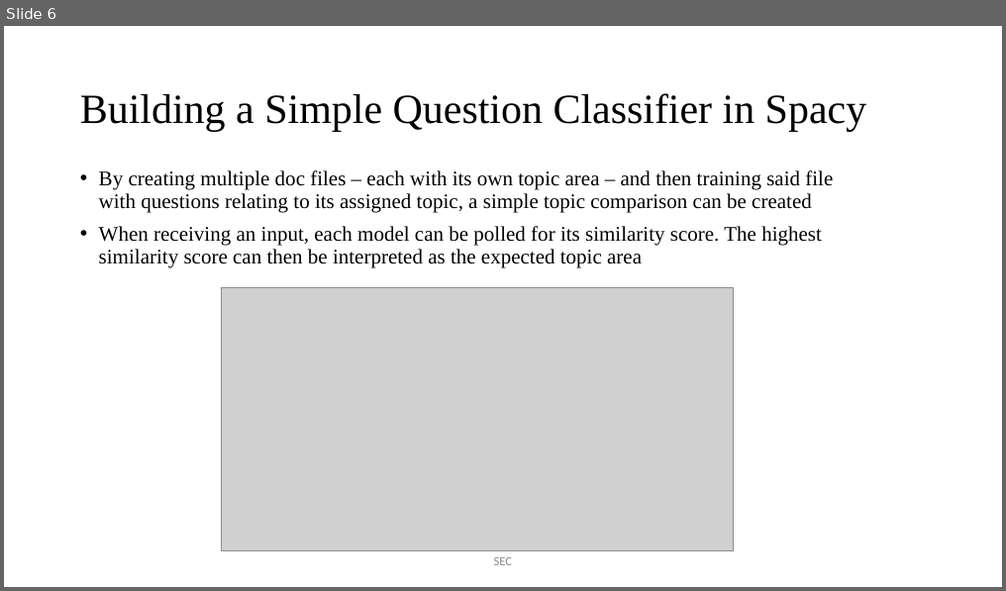
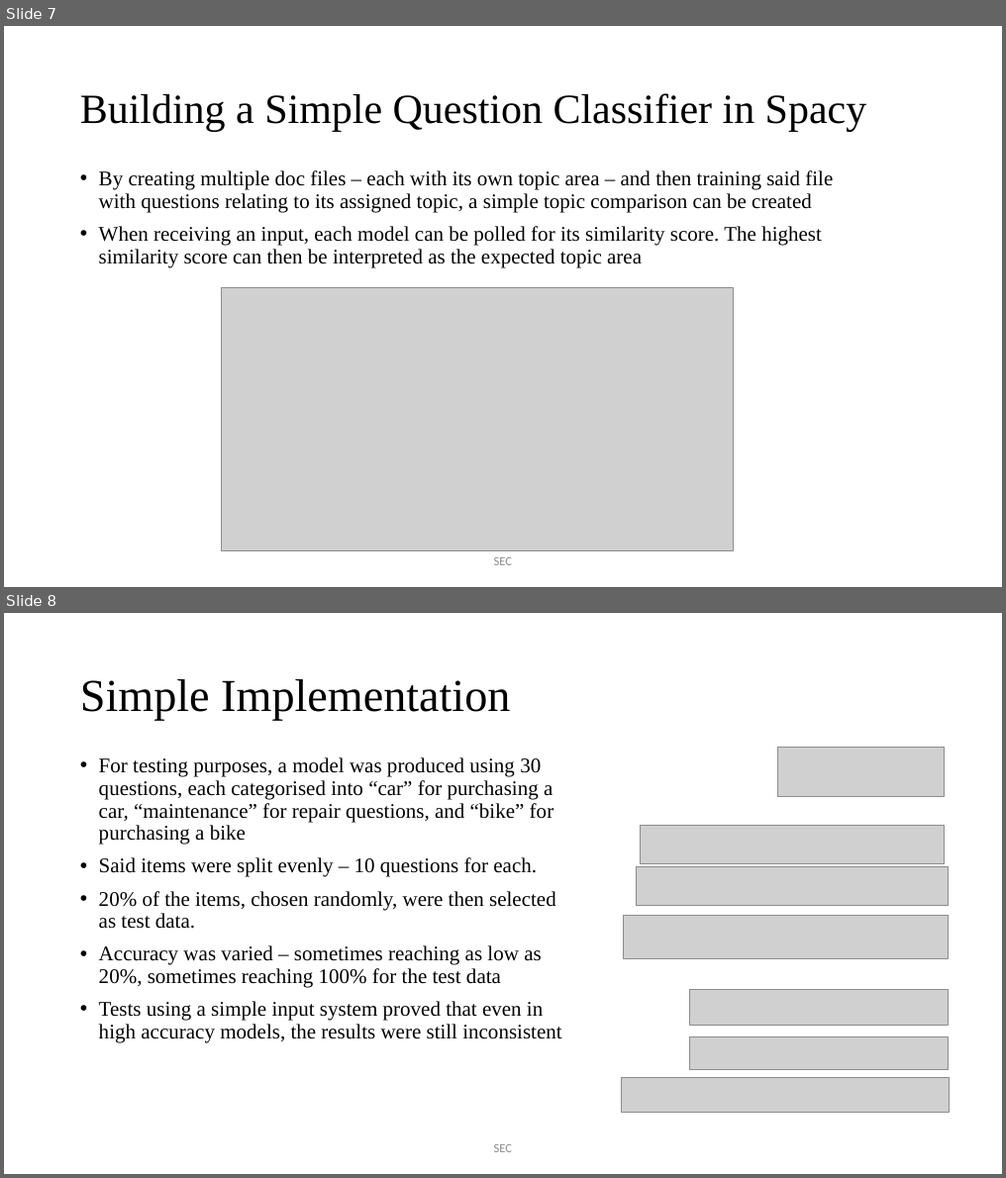
Before and after one commit to JaVonox/AIChatbot, a slide deck: Documentation/100505349.pptx. Shown one above the other, each under a label of ours: slide 6 before the commit, slides 7 and 8 after it. The pictures are 1006x591 and 1006x1178 pixels, drawn with LibreOffice and Linux fonts; fonts in the diff are those of the drawing; grey boxes stand for pictures. Boxes give left, top, right and bottom in pixels: in the first picture for what was removed or moved away, otherwise in the second. Text is boxed around its words. In the diff, an @@ line names an element or a change of style, - is before the commit and + after.

```diff
--- a/Documentation/100505349.pptx
+++ b/Documentation/100505349.pptx
@@ slide 8 added at (x1=4, y1=613, x2=1002, y2=1174), background #FFFFFF @@
@@ title added at (x1=80, y1=679, x2=510, y2=721), 44 pt, text #000000 @@
+Simple Implementation
@@ text added at (x1=99, y1=758, x2=561, y2=1044), 20 pt, text #000000 @@
+• For testing purposes, a model was produced using 30 questions, each categorised into “car” for purchasing a car, “maintenance” for repair questions, and “bike” for purchasing a bike
+• Said items were split evenly – 10 questions for each.
+• 20% of the items, chosen randomly, were then selected as test data.
+• Accuracy was varied – sometimes reaching as low as 20%, sometimes reaching 100% for the test data
+• Tests using a simple input system proved that even in high accuracy models, the results were still inconsistent
@@ picture added at (x1=778, y1=747, x2=944, y2=797) @@
@@ picture added at (x1=640, y1=826, x2=944, y2=863) @@
@@ picture added at (x1=636, y1=867, x2=948, y2=906) @@
@@ picture added at (x1=623, y1=916, x2=948, y2=959) @@
@@ picture added at (x1=690, y1=990, x2=948, y2=1026) @@
@@ picture added at (x1=690, y1=1037, x2=948, y2=1069) @@
@@ picture added at (x1=622, y1=1078, x2=949, y2=1113) @@
@@ text added at (x1=494, y1=1145, x2=512, y2=1153), 12 pt, text #8C8C8C @@
+SEC
@@ what was slide 6 is now slide 7 @@
```
Also in this commit, not shown: 2 slides changed, 10 other slides added, 5 slides removed, 8 other files.
